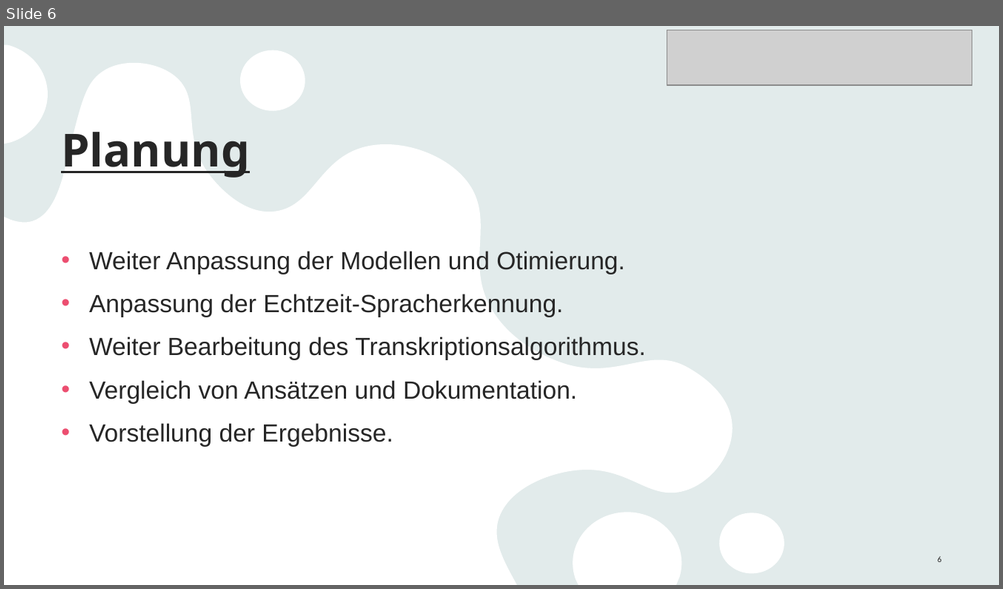
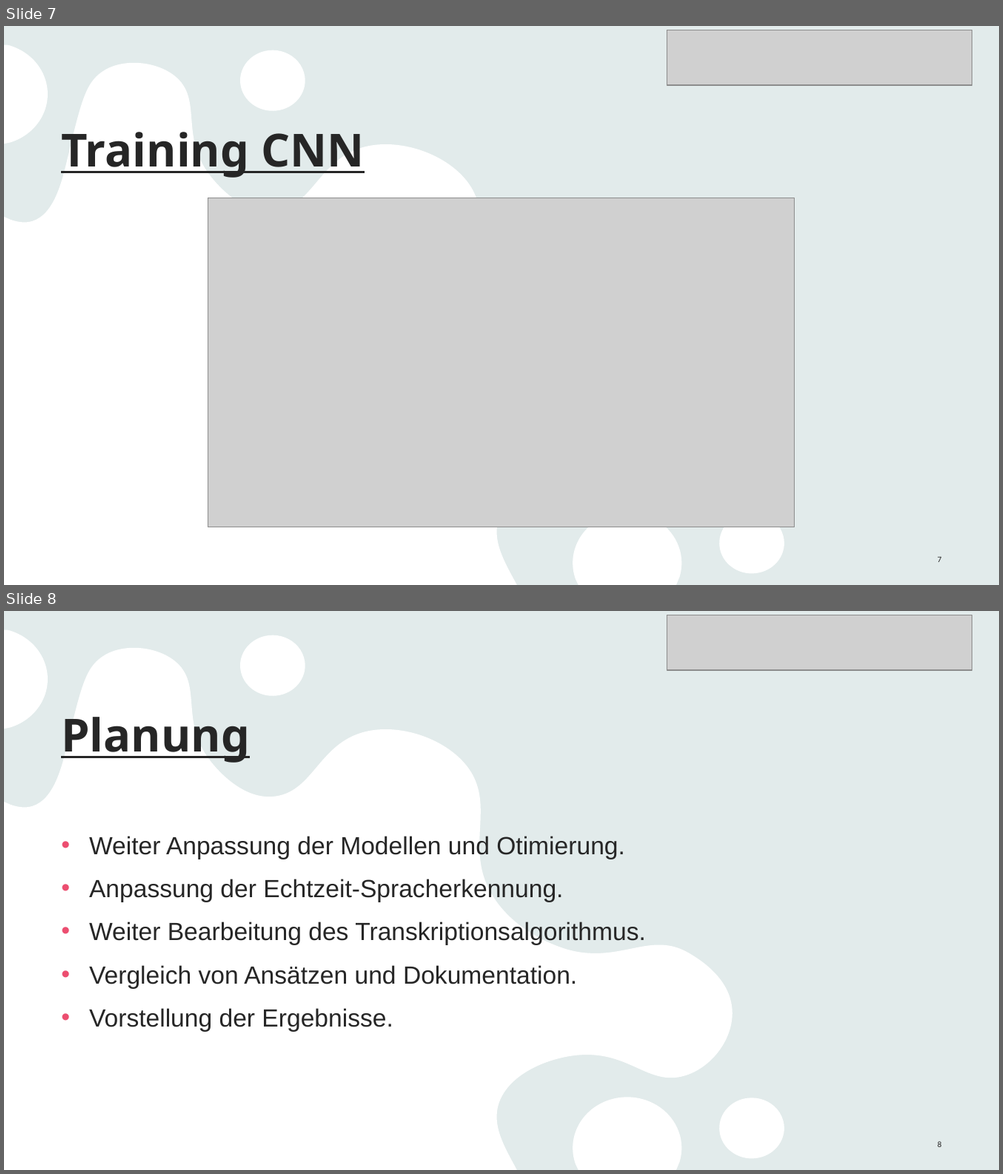
Before and after one commit to Linelle-7/Sprecherkennung-Deep-Learning-, a slide deck: VoiceRecognition_Zwischenstand.pptx. Shown one above the other, each under a label of ours: slide 6 before the commit, slides 7 and 8 after it. The pictures are 1003x589 and 1003x1174 pixels, drawn with LibreOffice and Linux fonts; fonts in the diff are those of the drawing; grey boxes stand for pictures. Boxes give left, top, right and bottom in pixels: in the first picture for what was removed or moved away, otherwise in the second. Text is boxed around its words. In the diff, an @@ line names an element or a change of style, - is before the commit and + after.

```diff
--- a/VoiceRecognition_Zwischenstand.pptx
+++ b/VoiceRecognition_Zwischenstand.pptx
@@ slide 7 added at (4,26,999,585), background #E9F3F3; not listed: 2 template elements that a slide beside it also shows @@
@@ picture added at (667,30,973,85) @@
@@ title added at (61,132,364,178), 44 pt, text #262626, bold, underline @@
+Training CNN
@@ picture added at (208,198,795,527) @@
@@ page number added at (937,557,942,562), 8 pt, text #262626 @@
+7
@@ what was slide 6 is now slide 8 @@
```
Also in this commit, not shown: 1 other slide added.
